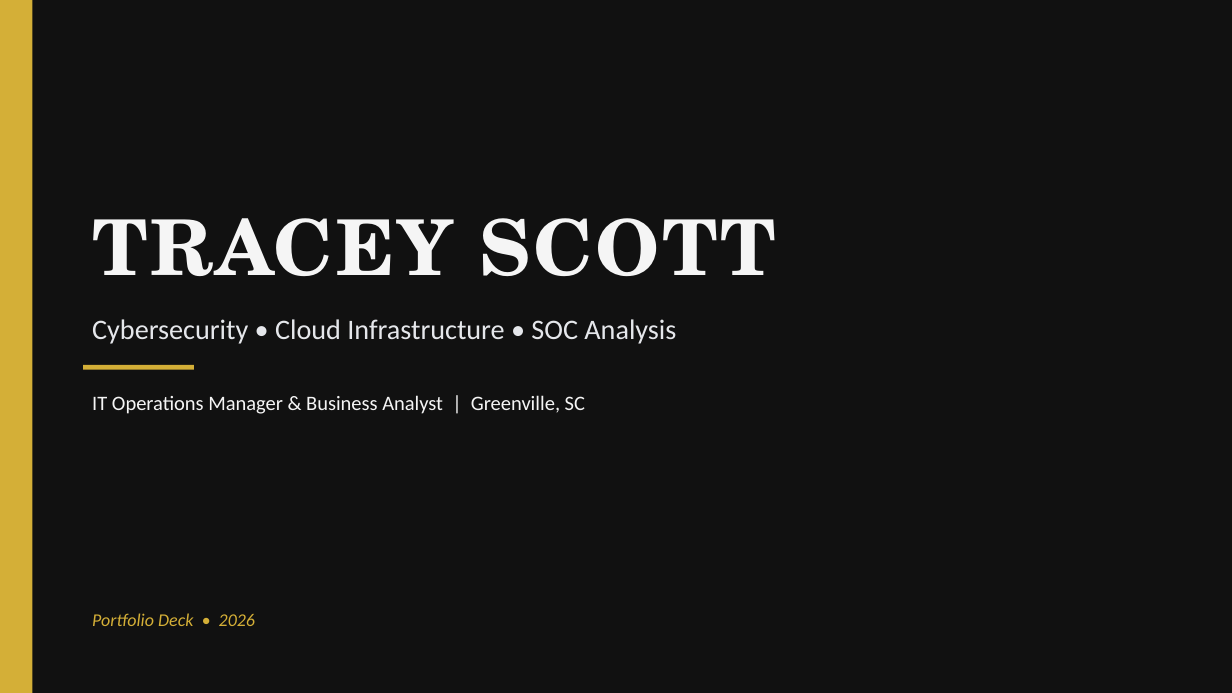
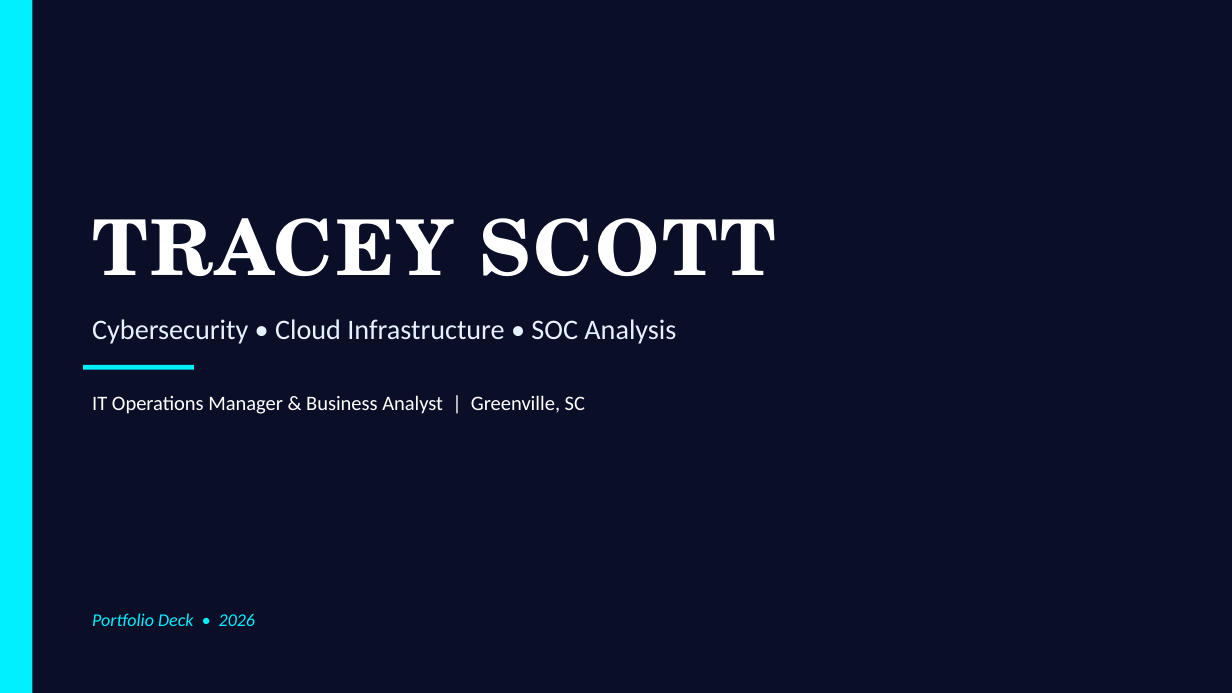
Before and after one commit to TraceyTheAnalyst/tracey-portfolio-deck, a slide deck: slide 1 of Tracey-Scott-Portfolio.pptx. Drawn at 1232x693 pixels with LibreOffice and Linux fonts; fonts in the diff are those of the drawing. Boxes give left, top, right and bottom in pixels: in the first picture for what was removed or moved away, otherwise in the second. Text is boxed around its words. In the diff, an @@ line names an element or a change of style, - is before the commit and + after.

Commit message:
Apply Cyber Neon palette

```diff
--- a/Tracey-Scott-Portfolio.pptx
+++ b/Tracey-Scott-Portfolio.pptx
@@ background #111111 to #0A0E27 @@
@@ rectangle at bbox=[0, 0, 32, 693]: fill #D4AF37 to #00F0FF @@
@@ text "TRACEY SCOTT" at bbox=[92, 218, 776, 276]: text colour #F5F5F5 to #FFFFFF @@
@@ text "Cybersecurity • Cloud Infrastructure • ..." at bbox=[92, 319, 676, 344]: text colour #E5E7EB to #E6F1FF @@
@@ text "IT Operations Manager & Business ..." at bbox=[92, 395, 585, 414]: text colour #F5F5F5 to #FFFFFF @@
@@ rectangle at bbox=[83, 365, 194, 370]: fill #D4AF37 to #00F0FF @@
@@ text "Portfolio Deck • 2026" at bbox=[92, 613, 255, 626]: text colour #D4AF37 to #00F0FF @@
```
Also in this commit, not shown: 7 other slides changed, 10 other files.
